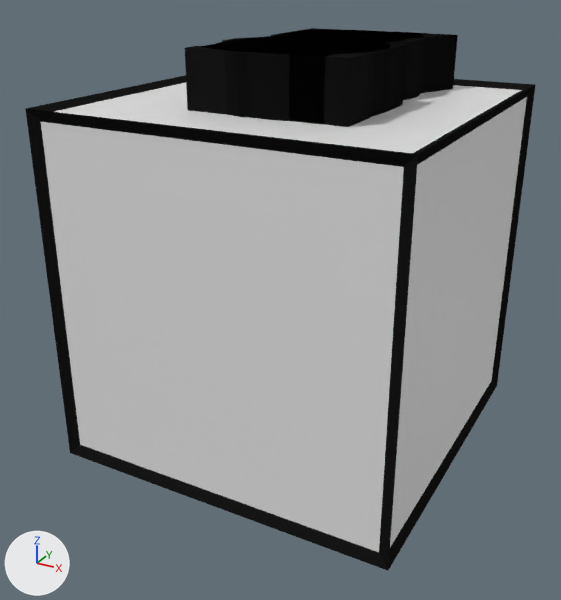
The Blender file Assets/Prefabs/block.blend, before and after one commit.
Camera for both pictures: a 50 mm lens placed at (0.966, -1.887, 0.844), pointed at (-0.029, -0.077, -0.061). The lights are fixed; the arrows at lower left show +X, +Y and +Z. Text is drawn in Blender's own font.

In view in the first picture: '1', '2', '3', '4', '5', '6', '7', '8', 'Cube'.
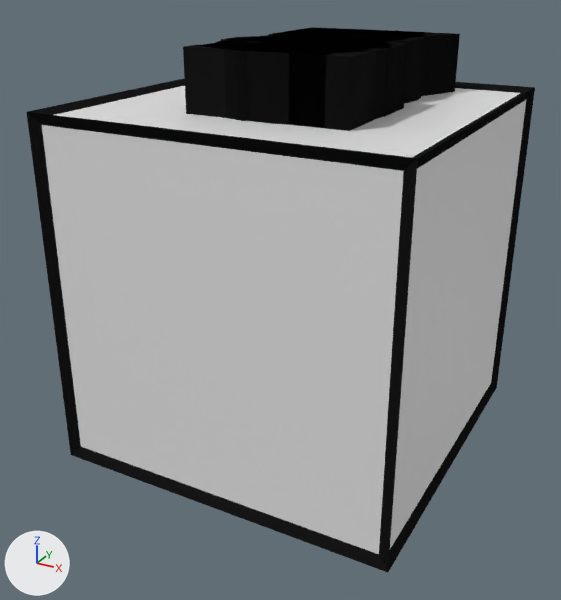
Where the change shows, as pixel boxes (x1, y1, x2, y2) in the pictures (561 x 600 px):
'Cube', moved, rescaled: before (25, 75, 535, 571); after (26, 78, 535, 572)
'2', reshaped, moved, rescaled: before (185, 30, 411, 127); after (183, 29, 409, 131)
'8', moved, rescaled: before (216, 30, 424, 119); after (215, 29, 426, 123)
'4', moved, rescaled: before (222, 32, 420, 125); after (221, 31, 425, 128)
'7', reshaped, moved, rescaled: before (220, 28, 458, 118); after (217, 27, 460, 121)
'6', moved, rescaled: before (223, 32, 411, 121); after (264, 30, 412, 125)
'5', moved, rescaled: before (200, 29, 426, 118); after (198, 28, 428, 122)
'3', moved, rescaled: before (205, 29, 412, 117); after (204, 28, 414, 121)
'1', rescaled: before (240, 30, 390, 120); after (247, 29, 391, 122)

What changed in the scene script:
```text
Change me_cube:
    where me_cube.from_pydata(...)  # 8 vertices, 6 faces; spans x -1.0..1.0, y -1.0..1.0, z -1.0..1.0
    used by ob_cube; location = (-0.007, 0.006, 0.006); scale = (0.488, 0.488, 0.488)
    me_cube part 1: the whole mesh is scaled about its middle by 0.486
Change txt_1_001:
    add txt_1_001.size = 0.892
Change txt_1_006:
    add txt_1_006.size = 0.892
Change ob_cube:
    ob_cube.scale: (0.488, 0.488, 0.488) -> (1.0, 1.0, 1.0)
    ob_cube.location: (-0.007, 0.006, 0.006) -> (-0.003, -0.001, 0.002)
Change ob_1:
    ob_1.scale: (0.897, 0.897, 0.897) -> (1.0, 1.0, 1.0)
Change ob_2:
    ob_2.scale: (0.897, 0.897, 0.897) -> (1.0, 1.0, 1.0)
    ob_2.location: (-0.199, -0.234, 0.556) -> (-0.193, -0.24, 0.549)
Change ob_3:
    ob_3.scale: (0.897, 0.897, 0.897) -> (1.0, 1.0, 1.0)
    ob_3.location: (-0.199, -0.234, 0.556) -> (-0.193, -0.24, 0.549)
Change ob_4:
    ob_4.scale: (0.897, 0.897, 0.897) -> (1.0, 1.0, 1.0)
    ob_4.location: (-0.199, -0.234, 0.556) -> (-0.193, -0.24, 0.549)
Change ob_5:
    ob_5.scale: (0.897, 0.897, 0.897) -> (1.0, 1.0, 1.0)
    ob_5.location: (-0.199, -0.234, 0.556) -> (-0.193, -0.24, 0.549)
Change ob_6:
    ob_6.scale: (0.897, 0.897, 0.897) -> (1.0, 1.0, 1.0)
    ob_6.location: (-0.199, -0.234, 0.556) -> (-0.193, -0.24, 0.549)
Change ob_7:
    ob_7.scale: (0.897, 0.897, 0.897) -> (1.0, 1.0, 1.0)
    ob_7.location: (-0.199, -0.234, 0.556) -> (-0.193, -0.24, 0.549)
Change ob_8:
    ob_8.scale: (0.897, 0.897, 0.897) -> (1.0, 1.0, 1.0)
    ob_8.location: (-0.199, -0.234, 0.556) -> (-0.193, -0.24, 0.549)
```
